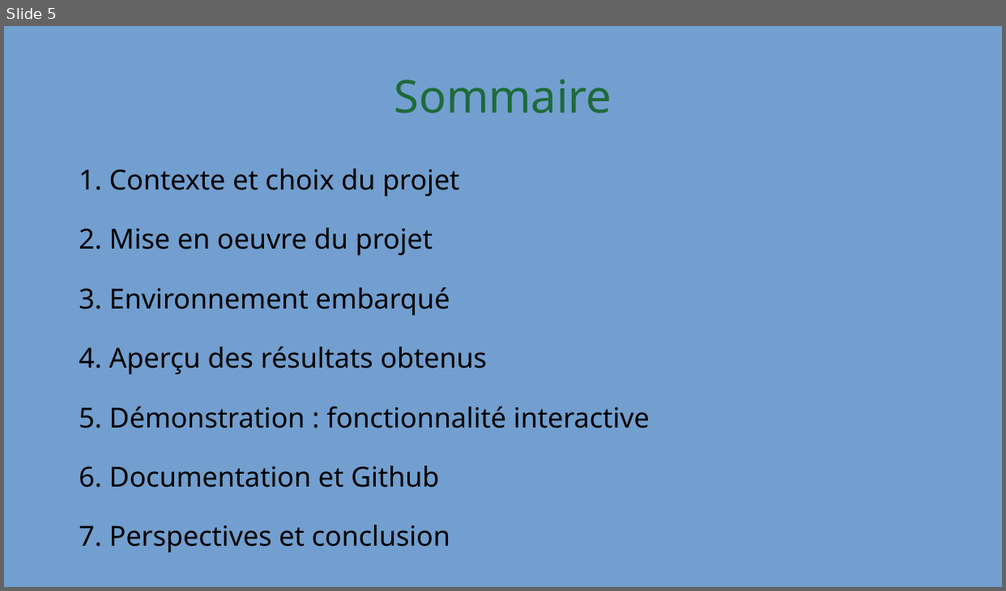
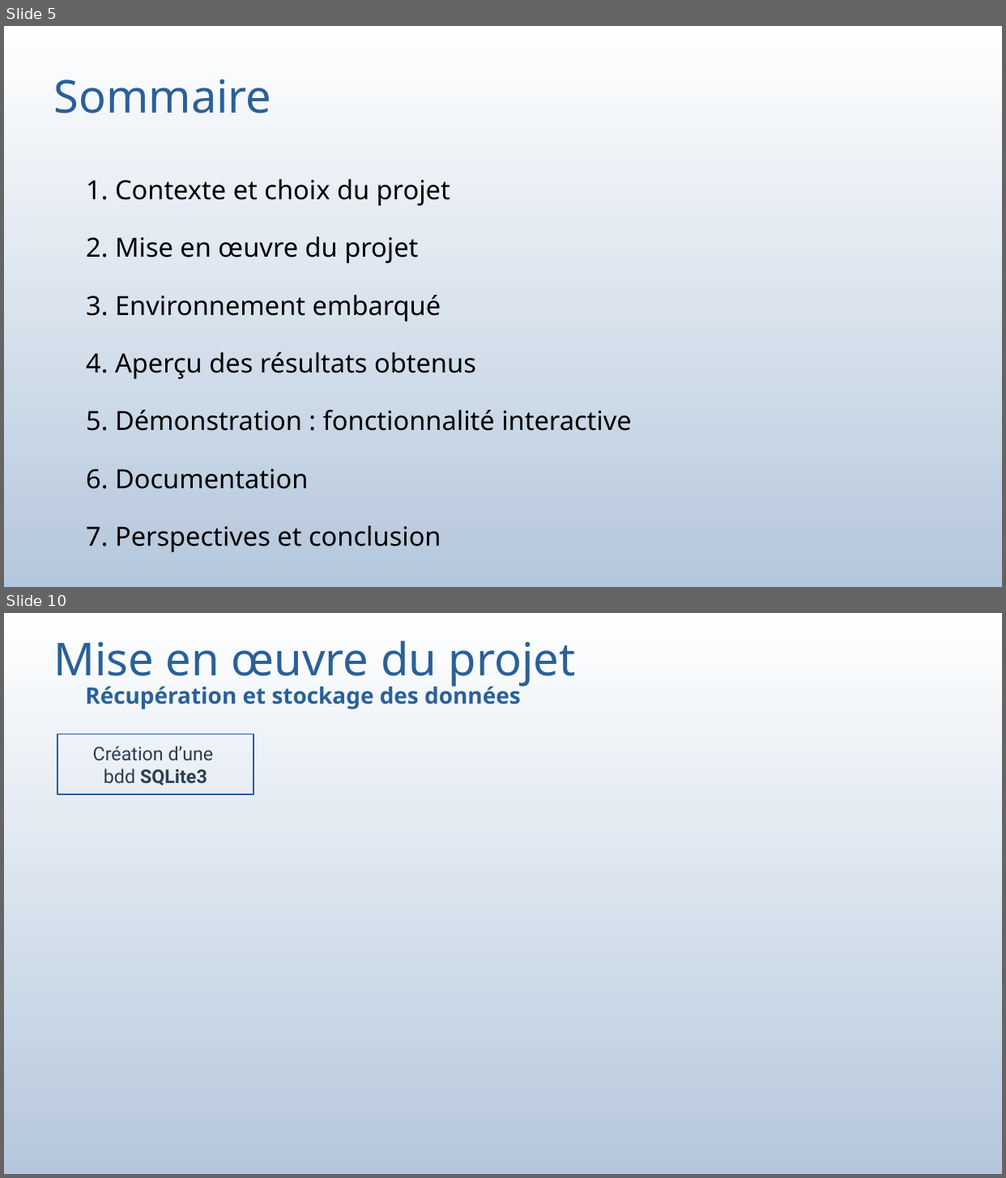
Before and after one commit to bauj/AJC_projet_belib, a slide deck: presentation_projet.odp. Shown one above the other, each under a label of ours: slide 5 before the commit, slides 5 and 10 after it; the slides between them are not shown. The pictures are 1006x591 and 1006x1178 pixels, drawn with LibreOffice and Linux fonts; fonts in the diff are those of the drawing. Boxes give left, top, right and bottom in pixels: in the first picture for what was removed or moved away, otherwise in the second. Text is boxed around its words. In the diff, an @@ line names an element or a change of style, - is before the commit and + after.

```diff
--- a/presentation_projet.odp
+++ b/presentation_projet.odp
@@ slide 10 added at (4, 613, 1002, 1174), background gradient #FFFFFF to #FEFEFE to #FDFDFE to #FBFCFD to #FAFBFD to #F9FBFC @@
@@ title added at (54, 641, 576, 687), 36.1 pt, text #2A6099 @@
+Mise en œuvre du projet
@@ text added at (85, 682, 521, 709), 18 pt, text #2A6099, bold @@
+Récupération et stockage des données
@@ rectangle added at (57, 735, 254, 795), outline #2A6099 0.85 pt, 15 pt, text #2C3E50 @@
+Création d’une bdd SQLite3
@@ slide 5 changed as well @@
@@ background #729FCF to gradient #FFFFFF to #FEFEFE to #FDFDFE to #FBFCFD to #FAFBFD to #F9FBFC @@
@@ title "Sommaire" at (54, 79, 272, 113): text colour #1E6A39 to #2A6099; alignment centre to left @@
@@ subtitle "1. Contexte et choix du ...": place and size @@
-subtitle "1. Contexte et choix du ..." at (79, 169, 650, 552)
+subtitle "1. Contexte et choix du ..." at (86, 179, 632, 552)
@@ subtitle at (86, 179, 632, 552): size 22 to 21 pt in "1. Contexte et choix du projet", "3. Environnement embarqué", "4. Aperçu des résultats obtenus", "5. Démonstration : fonctionnalité interactive" and 1 more places @@
@@ subtitle at (86, 237, 418, 263): text changed; size 22 to 21 pt @@
-2. Mise en oeuvre du projet
+2. Mise en œuvre du projet
@@ subtitle at (86, 469, 308, 489): text changed; size 22 to 21 pt @@
-6. Documentation et Github
+6. Documentation
```
Also in this commit, not shown: 6 other slides changed, 34 other slides added, 5 slides removed, 15 other files.
